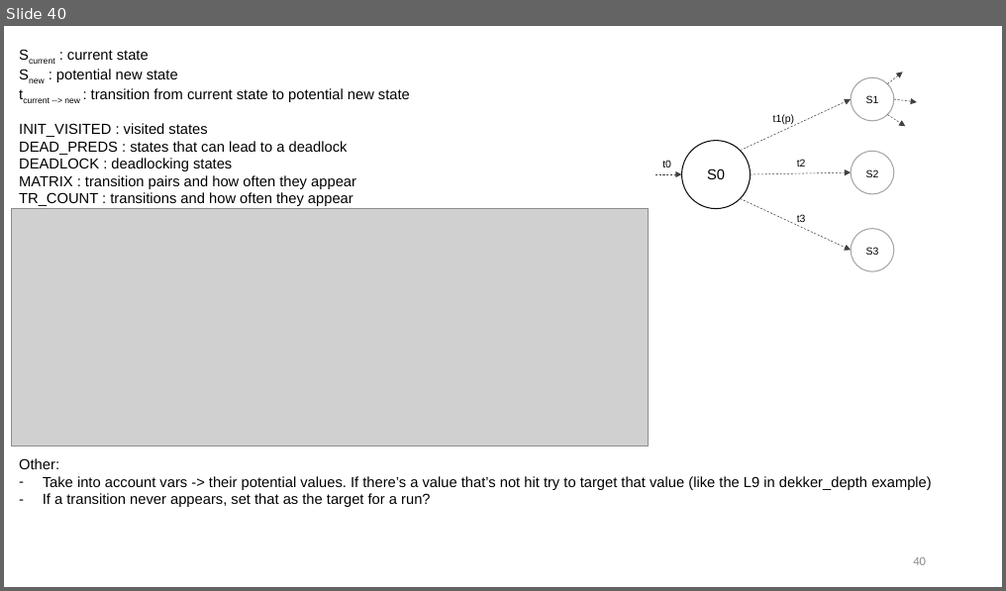
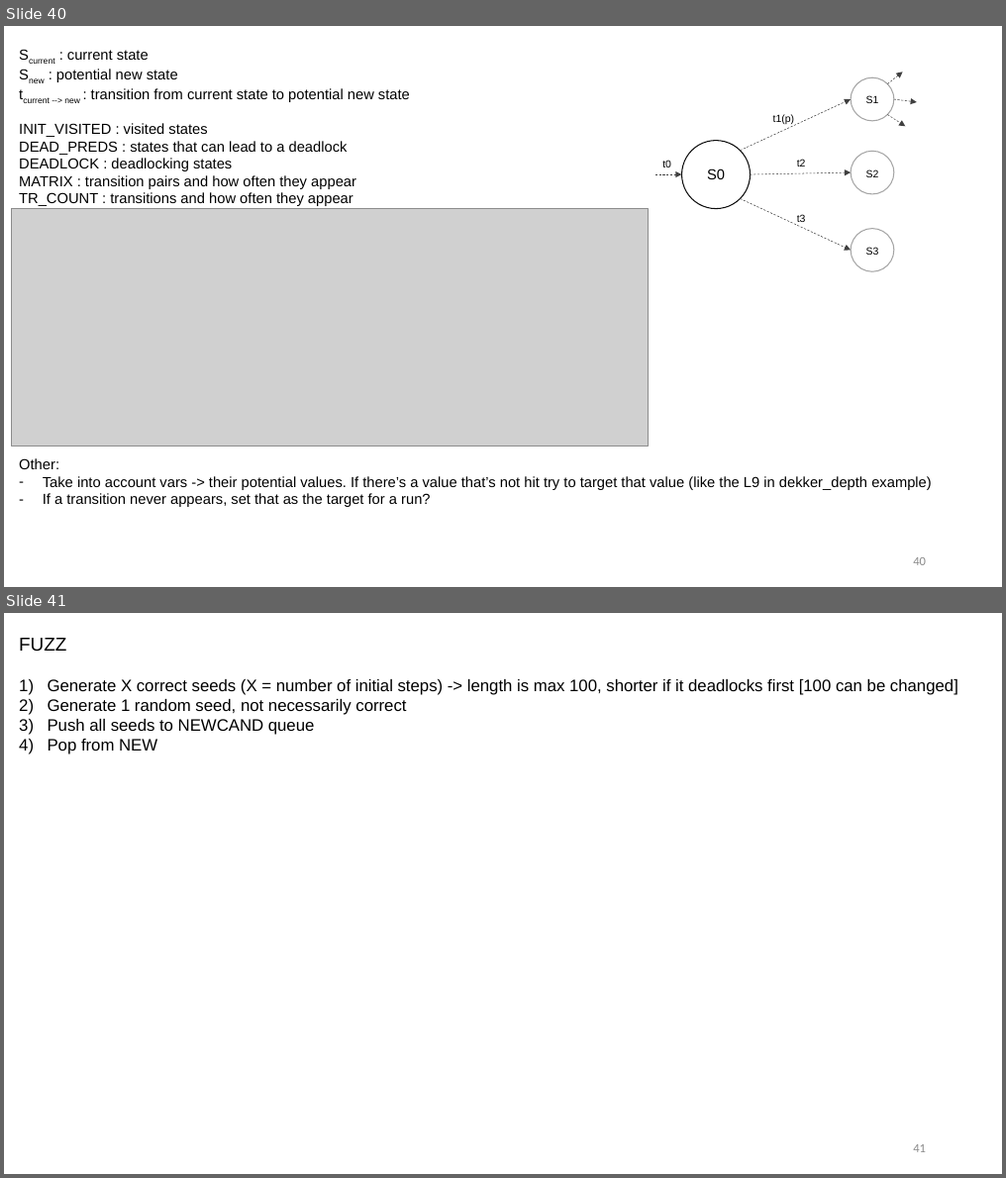
Before and after one commit to cubicle-model-checker/cubicle, a slide deck: mcmc_method.pptx. Shown one above the other, each under a label of ours: slide 40 before the commit, slides 40 and 41 after it. The pictures are 1006x591 and 1006x1178 pixels, drawn with LibreOffice and Linux fonts; fonts in the diff are those of the drawing; grey boxes stand for pictures. Boxes give left, top, right and bottom in pixels: in the first picture for what was removed or moved away, otherwise in the second. Text is boxed around its words. In the diff, an @@ line names an element or a change of style, - is before the commit and + after.

Commit message:
different mutations for fuzz

```diff
--- a/mcmc_method.pptx
+++ b/mcmc_method.pptx
@@ slide 41 added at <box>4,613,1002,1174</box>, background #FFFFFF @@
@@ text added at <box>19,638,958,755</box>, 16 pt, text #000000 @@
+FUZZ
+1) Generate X correct seeds (X = number of initial steps) -> length is max 100, shorter if it deadlocks first [100 can be changed]
+2) Generate 1 random seed, not necessarily correct
+3) Push all seeds to NEWCAND queue
+4) Pop from NEW
@@ page number added at <box>913,1145,926,1153</box>, 12 pt, text #8C8C8C @@
+41
```
Also in this commit, not shown: 1 other file.
